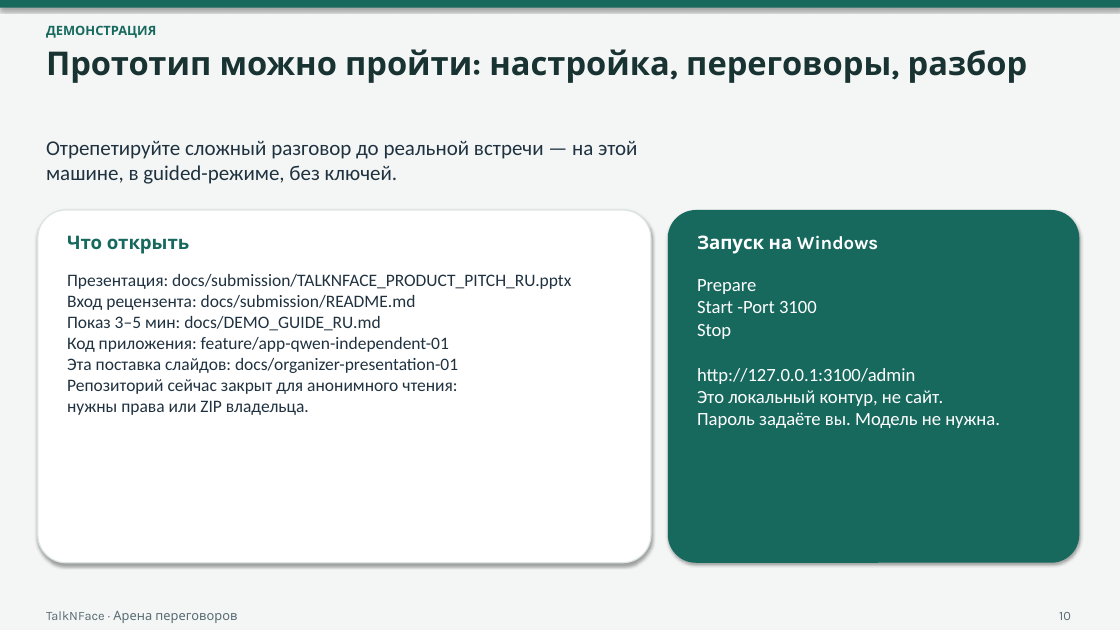
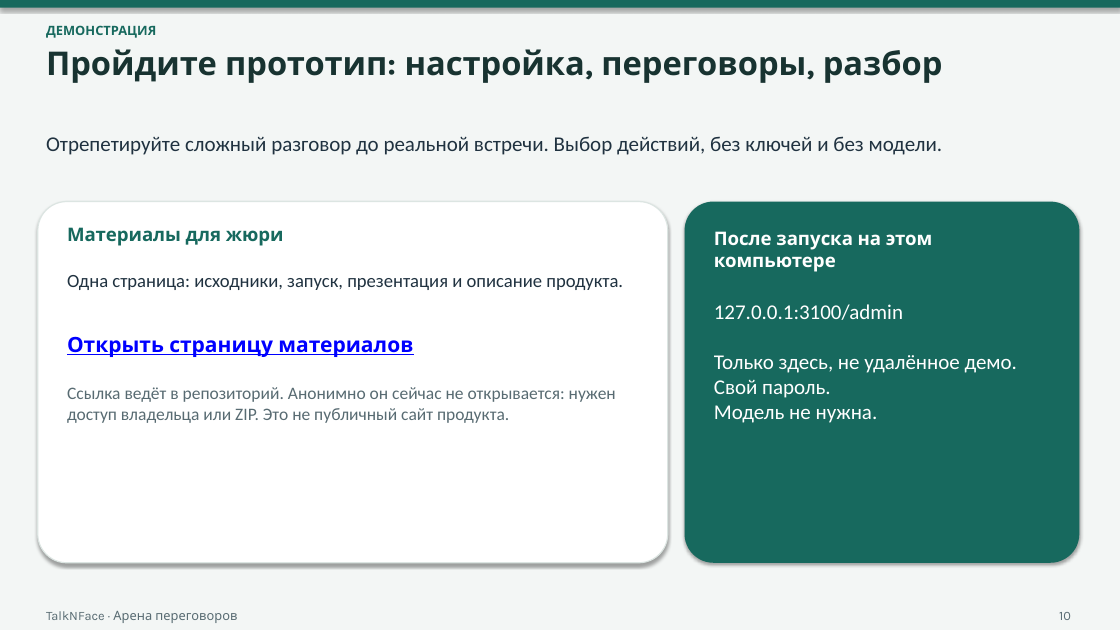
Before and after one commit to AiratBastanov/TalkNFace, a slide deck: slide 10 of docs/submission/TALKNFACE_PRODUCT_PITCH_RU.pptx. Drawn at 1120x630 pixels with LibreOffice and Linux fonts; fonts in the diff are those of the drawing. Boxes give left, top, right and bottom in pixels: in the first picture for what was removed or moved away, otherwise in the second. Text is boxed around its words. In the diff, an @@ line names an element or a change of style, - is before the commit and + after.

```diff
--- a/docs/submission/TALKNFACE_PRODUCT_PITCH_RU.pptx
+++ b/docs/submission/TALKNFACE_PRODUCT_PITCH_RU.pptx
@@ text at box(46, 49, 943, 83): text changed @@
-Прототип можно пройти: настройка, переговоры, разбор
+Пройдите прототип: настройка, переговоры, разбор
@@ text at box(46, 136, 943, 155): text changed @@
-Отрепетируйте сложный разговор до реальной встречи — на этой машине, в guided-режиме, без ключей.
+Отрепетируйте сложный разговор до реальной встречи. Выбор действий, без ключей и без модели.
@@ rounded rectangle: place and size @@
-rounded rectangle at box(38, 210, 651, 563)
+rounded rectangle at box(38, 202, 668, 563)
@@ rounded rectangle: place and size @@
-rounded rectangle at box(668, 210, 1080, 563)
+rounded rectangle at box(685, 202, 1080, 563)
@@ text removed at box(67, 235, 189, 254) @@
-Что открыть
@@ text added at box(67, 227, 284, 246), 16 pt, text #17695E, bold @@
+Материалы для жюри
@@ text at box(714, 231, 933, 272): text changed @@
-Запуск на Windows
+После запуска на этом компьютере
@@ text removed at box(67, 274, 571, 415) @@
-Презентация: docs/submission/TALKNFACE_PRODUCT_PITCH_RU.pptx
-Вход рецензента: docs/submission/README.md
-Показ 3–5 мин: docs/DEMO_GUIDE_RU.md
-Код приложения: feature/app-qwen-independent-01
-Эта поставка слайдов: docs/organizer-presentation-01
-Репозиторий сейчас закрыт для анонимного чтения:
-нужны права или ZIP владельца.
@@ text added at box(67, 275, 623, 290), 16 pt, text #203240 @@
+Одна страница: исходники, запуск, презентация и описание продукта.
@@ text at box(714, 304, 1017, 423): text changed; size 16 to 18 pt @@
-Prepare
-Start -Port 3100
-Stop
-http://127.0.0.1:3100/admin
-Это локальный контур, не сайт.
-Пароль задаёте вы. Модель не нужна.
+127.0.0.1:3100/admin
+Только здесь, не удалённое демо.
+Свой пароль.
+Модель не нужна.
@@ text added at box(67, 336, 413, 357), 18 pt, text #0000FF, bold, underline @@
+Открыть страницу материалов
@@ text added at box(67, 387, 616, 423), 15 pt, text #586B72 @@
+Ссылка ведёт в репозиторий. Анонимно он сейчас не открывается: нужен доступ владельца или ZIP. Это не публичный сайт продукта.
```
Also in this commit, not shown: 8 other slides changed, 9 other files.
